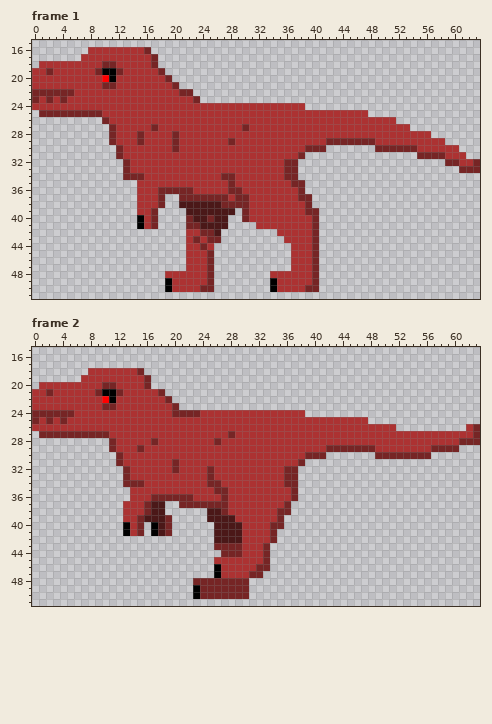
File history of a animated GIF sprite, Art/trex-0001.gif. Above, as it was before the edit.
The file is 64x64 pixels, 4 frames. Colours within 5 levels of each other are drawn and written as one. Shown: frame 1: x 0..63, y 15..51; frame 2: x 0..63, y 15..51. The commit also changed other frames, which this record leaves out.
Now the later version:
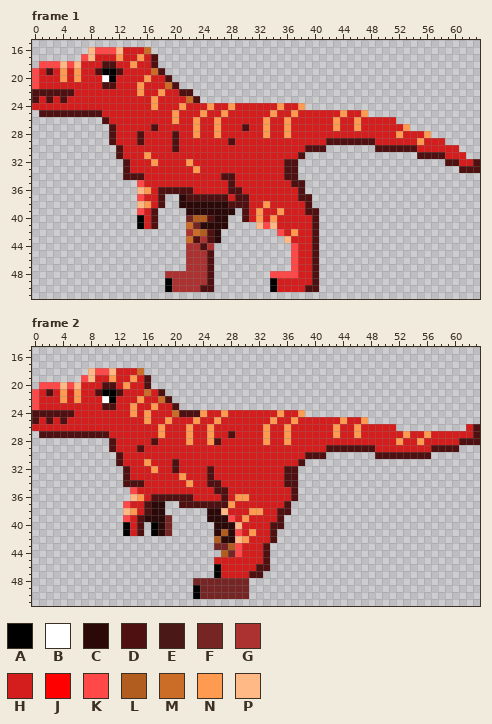
Palette (. is transparent): A #000000  B #ffffff  C #2b0909  D #4e1010  E #4b1818  F #762525  G #ac3232  H #d41e1e  J #ff0000  K #ff4848  L #b15d1f  M #cb6c27  N #ff9a51  P #ffb986
Changes in this commit:
Changed rows in their new state; - is an unchanged pixel.
Frame 1:
first column x 0:
16 --------PKKKPHHHM-----------------------------------------------
17 -------KPHHHNHHNHD----------------------------------------------
18 -KKKPKPHHHDDHHNHHD----------------------------------------------
19 KHDHNHNHHD--DHHHHMD---------------------------------------------
20 KHHHNHNHHHB-HHHHNHHD--------------------------------------------
21 KHHHHHHHHHDDHHHNHHHMD-------------------------------------------
22 DDDDDDHHHHHHHHHNHHNHHDD-----------------------------------------
23 DHDHDHHHHHHHHHHHHNHHHHMD----------------------------------------
24 HHHHHHHHHHHHHHHHHNHHHNHHHNHHNHHHHHHNHHN-------------------------
25 -DDDDDDDDDHHHHHHHHHHNHHHNHHNHHHHHHNHHNHHHHHHNHHN----------------
26 ----------DHHHHHHHHHNHHNHHNHHHHHHNHHNHHHHHHNHHNHHHHH------------
27 -----------DHHHHHDHHHHHNHHNHHHDHHNHHNHHHHHHNHHNHHHHHHN----------
28 -----------DHHHDHHHHDHHNHHNHHHHHHNHHNHHHHHHHHHHHHHHHNHHHN-------
29 -----------DHHHDHHHHDHHHHHHHDHHHHHHHHHHHHHDDDDDDDHHHHHHNHHH-----
30 ------------DHHHHHHHDHHHHHHHHHHHHHHHHHHDDD-------DDDDDDHHHHHH---
31 ------------DHHHNHHHHHHHHHHHHHHHHHHHHHD----------------DDDDHHH--
32 -------------DHHHNHHHHNHHHHHHHHHHHHHDD---------------------DDHHD
33 -------------DHHHHHHHHHNHHHHHHHHHHHHDD-----------------------DDD
34 -------------DDDHHHHHHHHHHHDDHHHHHHHDD--------------------------
35 ---------------KHHHHHHHHHHHHDHHHHHHHHDD-------------------------
36 ---------------PNHDDDDDHHHHHDDHHHHHHHHD-------------------------
37 ---------------KHHD--CDDDDDDHDDHHHHHHHDD------------------------
38 ---------------PNHD--CCCCCCCDDDHHNHHHHHD------------------------
39 ---------------KHD----CCCCCCC-DHNHHNHHHDD-----------------------
40 ----------------HD-----LLDCC--DHNHNHHHHHD-----------------------
41 ----------------HD----M-CCCC----PKPHHHHHD-----------------------
42 -----------------------MLDC--------KHNHHD-----------------------
43 ----------------------MD-DC---------PHHHD-----------------------
44 ------------------------D------------KHHD-----------------------
45 -------------------------D-----------KHHD-----------------------
46 -------------------------D-----------KHHD-----------------------
47 -------------------------D-----------KHHD-----------------------
48 -------------------------D--------KKKKHHD-----------------------
49 -------------------------D---------HHHHHD-----------------------
50 ------------------------DD---------HHHHDD-----------------------
Frame 2:
first column x 0:
18 --------PKKPHHHM------------------------------------------------
19 -------KPHHNHHNHD-----------------------------------------------
20 -KKKPKPHHHDDHNHHD-----------------------------------------------
21 KHDHNHNHHD--DHHHMHD---------------------------------------------
22 KHHHNHNHHHB-HHHNHHMD--------------------------------------------
23 KHHHHHHHHHDDHHNHHNHHD-------------------------------------------
24 DDDDDDHHHHHHHHNHNHHHMDDDNHHNHHHHHHHNHHN-------------------------
25 DHDHDHHHHHHHHHHHNHHNHHHNHHNHHHHHHHNHHNHHHHHHNHHN----------------
26 HHHHHHHHHHHHHHHHHHNHHHNHHNHHHHHHHNHHNHHHHHHNHHNHHHHH----------HD
27 -DDDDDDDDDDHHHHHHHNHHHNHHNHHDHHHHNHHNHHHHHHNHHNHHHHHHNHHNHHHHHHD
28 -----------DHHHHHDHHHHNHHNDHHHHHHNHHNHHHHHHHHHHHHHHHNHHNHHHHHDDD
29 -----------DHHHDHHHHHHHHHHHHHHHHHHHHHHHHHHDDDDDDDHHHHHHHHDDDD---
30 ------------DHHHHHHHHHHHHHHHHHHHHHHHHHHDDD-------DDDDDDDD-------
31 ------------DHHHNHHHDHHHHHHHHHHHHHHHHHD-------------------------
32 -------------DHHHNHHDHHHHDHHHHHHHHHHDD--------------------------
33 -------------DHHHHHHHNHHHDHHHHHHHHHHDD--------------------------
34 -------------DDDHHHHHHNHHDDHHHHHHHHHDD--------------------------
35 --------------KHHHHHHHHHHHDDHHHHHHHHHD--------------------------
36 --------------PNHDDDDDDHHHHDHNNHHHHHHD--------------------------
37 -------------KHHDCC--DDDDDDDNHHHHHHHD---------------------------
38 -------------PNHDCC------CCPHHHNNHHDD---------------------------
39 -------------KHDCCC------CCCKHNHHHHD----------------------------
40 --------------HD--C-------CCCPHHHHDD----------------------------
41 --------------HD--C-------CLCKHNHHD-----------------------------
42 --------------------------LCCPNHHHD-----------------------------
43 ----------------------------LKHHHD------------------------------
44 ---------------------------L-KHHHD------------------------------
45 --------------------------HHHHHHHD------------------------------
46 ---------------------------HHHHHDD------------------------------
47 ---------------------------HHHHDD-------------------------------
